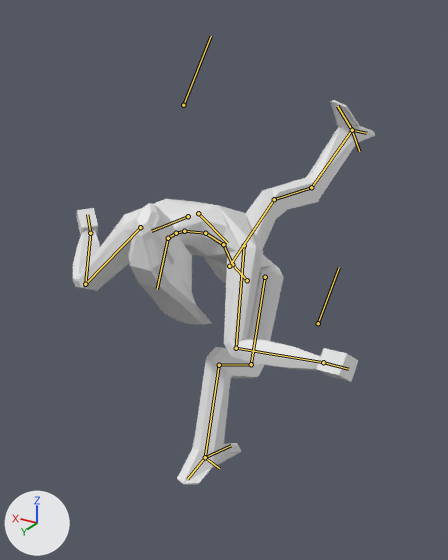
Renders of the Blender file Assets/player/playermodels/alien/alien.blend from each side of a commit.
Both versions are drawn from a 50 mm camera at (-1.77, 3.8, 2.76) aimed at (0.33, 0.29, 1.01). The lights are fixed; the arrows at lower left show +X, +Y and +Z. Both versions are drawn at frame 540 of the action 'metarigAction'; the numbers are the values there. The bones that bend it are drawn over the model as lines.

In view in the first picture: 'body', 'helmet'.
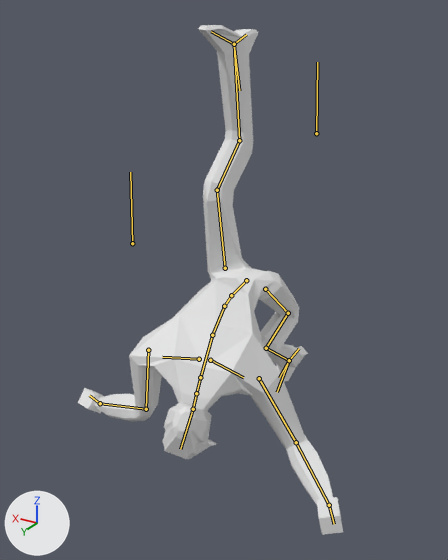
What the commit changed:
Bone 'spine' (bone_spine) moves from (0.198, -0.37, 0.086) to (0.198, -0.369, 0.08).
Bone 'spine' (bone_spine) turns from (-56, -11, 2) to (-109, 8, 16) degrees about its own x, y and z.
Bone 'spine.001' (bone_spine_001) turns from (20, 3, 5) to (21, -5, 10) degrees about its own x, y and z.
Bone 'head' (bone_head) turns from (-56, -1, -1) to (-16, 4, -5) degrees about its own x, y and z.
Bone 'Knee.R' (bone_knee_r) moves from (0.053, -1.121, 0.443) to (0.219, -0.341, 0.407).
Bone 'Knee.R' (bone_knee_r) turns from (0, 0, 0) to (11, 11, -15) degrees about its own x, y and z.
Bone 'IKHand.R' (bone_ikhand_r) moves from (0.111, -0.874, -0.845) to (-0.479, -1.621, -0.845).
Bone 'IKHand.R' (bone_ikhand_r) turns from (-5, -20, -9) to (-5, -20, -16) degrees about its own x, y and z.
Bone 'IKHand.L' (bone_ikhand_l) moves from (0.188, -0.361, -0.454) to (0.617, -1.506, -0.775).
Bone 'IKHand.L' (bone_ikhand_l) turns from (0, 0, 0) to (0, 0, 11) degrees about its own x, y and z.
Bone 'IKFoot.L' (bone_ikfoot_l) moves from (-0.192, -1.813, -1.142) to (0.126, -2.513, 0.238).
Bone 'IKFoot.L' (bone_ikfoot_l) turns from (-43, 1, 4) to (-8, -1, 4) degrees about its own x, y and z.
Bone 'IKFoot.R' (bone_ikfoot_r) moves from (0.202, 0.008, 1.03) to (0.252, -0.012, -0.357).
Bone 'IKFoot.R' (bone_ikfoot_r) turns from (-39, 0, 0) to (27, -5, -11) degrees about its own x, y and z.

What differs and where, as boxes (x1, y1, x2, y2) in the pictures (448 x 560 px):
'body', posed (12% narrower, 32% taller): before (73, 100, 375, 485); after (78, 25, 343, 535)
'helmet', posed (35% narrower, 52% shorter): before (129, 203, 212, 324); after (163, 402, 217, 459)
bone 'spine', root to tip: before (247, 280) to (232, 264); after (246, 280) to (231, 295)
bone 'spine.001', root to tip: before (232, 264) to (223, 244); after (231, 295) to (224, 306)
bone 'head', root to tip: before (168, 238) to (157, 289); after (193, 409) to (180, 449)
bone 'Knee.R', root to tip: before (318, 323) to (339, 267); after (316, 133) to (317, 62)
bone 'IKFoot.L', root to tip: before (352, 130) to (359, 151); after (234, 44) to (239, 90)
bone 'IKFoot.R', root to tip: before (205, 457) to (219, 468); after (289, 360) to (277, 392)
